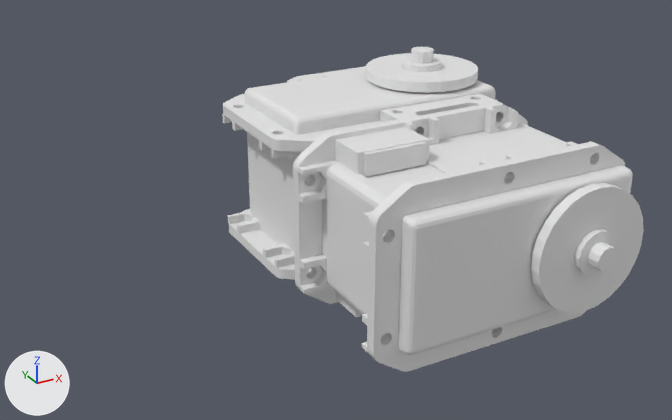
The COLLADA model arrg/ua_robots/wubble_arm_description/meshes/collada/L6_wrist_pitch_link.dae as it was, and as the next commit left it.
The view is the same before and after, from a 50 mm lens placed at (-0.1287, -0.1894, 0.0843), pointed at (-0.0376, -0.0239, 0.0016). Lighting does not change. The marker at lower left points along +X, +Y and +Z.

Objects in the first picture: 'node'.
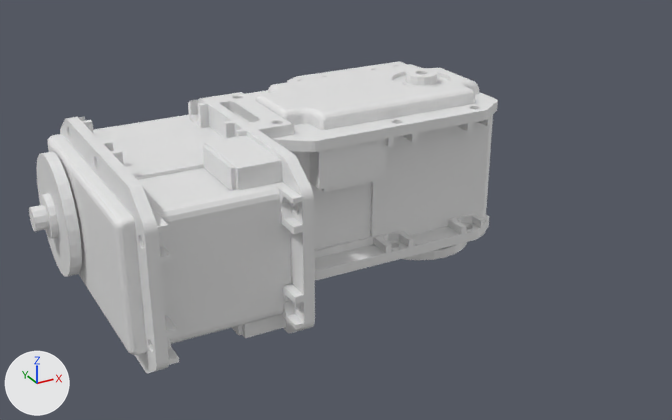
The newer file is also turned or shifted as a whole; pictures and numbers use the older file's frame.

Pixel boxes [x1, y1, x2, y2] of what changed, in the pictures (672 x 420 px; the box of a moved part takes in the faces that stretch with it):
'node', reshaped (11% wider): before [222, 47, 644, 372]; after [29, 61, 498, 373]
part 1 of me_shape0, added: after [29, 97, 315, 373]
part 2 of me_shape0, deleted: before [293, 102, 644, 372]
part 3 of me_shape0, deleted: before [380, 94, 503, 132]
part 4 of me_shape0, moved or reshaped: before [224, 47, 498, 270]; after [211, 64, 497, 270]

Diff of the bpy script that builds the scene:
```diff
--- a/arrg/ua_robots/wubble_arm_description/meshes/collada/L6_wrist_pitch_link.dae.py
+++ b/arrg/ua_robots/wubble_arm_description/meshes/collada/L6_wrist_pitch_link.dae.py
@@ me_shape0 @@
 # used by ob_node; location = (0.0, 0.0, 0.0)
-me_shape0.from_pydata(...)  # 6375 vertices, 12970 faces; spans x -0.0481..0.0139, y -0.069..0.024, z -0.0261..0.028
+me_shape0.from_pydata(...)  # 6290 vertices, 12800 faces; spans x -0.097..0.0139, y -0.0411..0.024, z -0.028..0.022
+# me_shape0 part 1: a new loose piece of 1996 vertices spanning x -0.097..-0.047, y -0.0411..0.0209, z -0.0201..0.0201
+# me_shape0 part 2: the loose piece of 1996 vertices spanning x -0.0481..0.0139, y -0.069..-0.019, z -0.0201..0.0201 is deleted
+# me_shape0 part 3: the loose piece of 302 vertices spanning x -0.021..0.007, y -0.024..-0.0147, z 0.0147..0.0195 is deleted
+# me_shape0 part 4: 59 vertices moved from x -0.0425..0.0126, y -0.0145..0.0231, z -0.0243..0.0189 to x -0.0425..0.0126, y -0.0145..0.0231, z -0.025..0.0189; 1150 vertices removed from x -0.0425..0.0139, y -0.0191..0.0194, z -0.0261..0.028; 1669 vertices added at x -0.052..0.013, y -0.0194..0.0191, z -0.028..0.022
```
